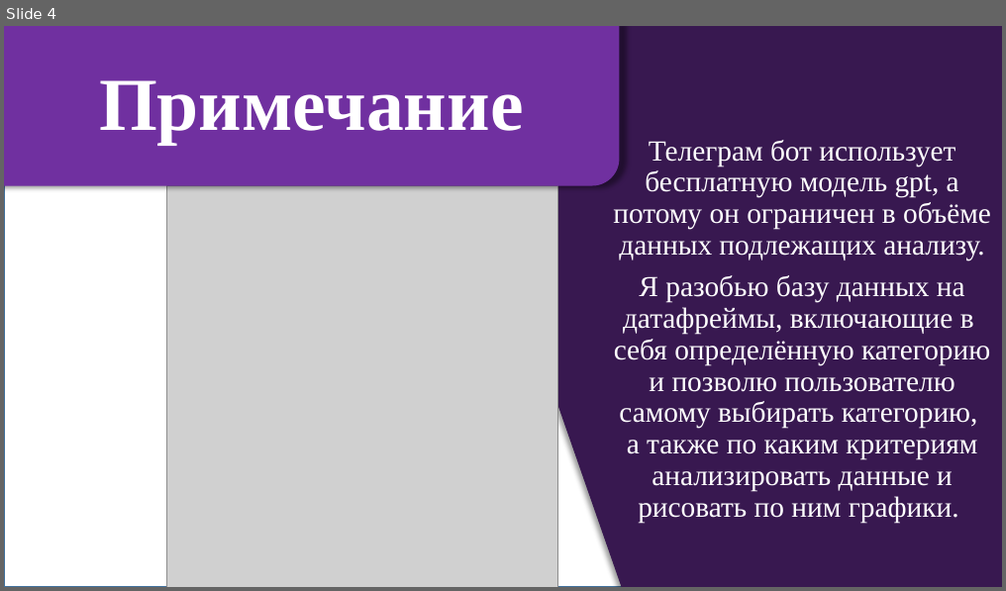
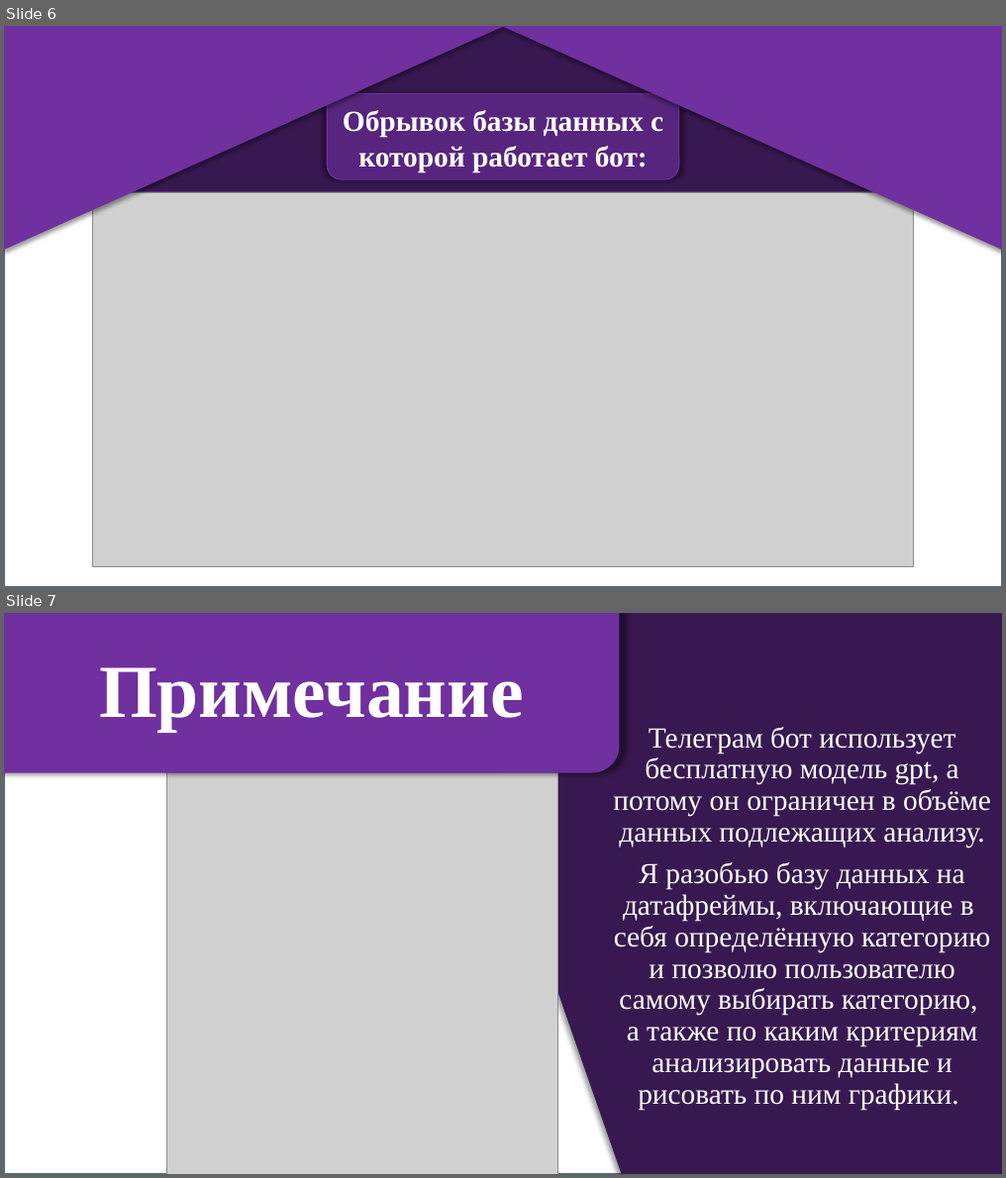
Before and after one commit to What-is-love-bdnhm/analyze_tg, a slide deck: выпускная работа СкворцовВВ ЮШП.pptx. Shown one above the other, each under a label of ours: slide 4 before the commit, slides 6 and 7 after it. The pictures are 1006x591 and 1006x1178 pixels, drawn with LibreOffice and Linux fonts; fonts in the diff are those of the drawing; grey boxes stand for pictures. Boxes give left, top, right and bottom in pixels: in the first picture for what was removed or moved away, otherwise in the second. Text is boxed around its words. In the diff, an @@ line names an element or a change of style, - is before the commit and + after.

```diff
--- a/выпускная работа СкворцовВВ ЮШП.pptx
+++ b/выпускная работа СкворцовВВ ЮШП.pptx
@@ slide 6 added at (x1=4, y1=26, x2=1002, y2=587), background #FFFFFF @@
@@ rectangle added at (x1=4, y1=26, x2=1002, y2=587), fill #FFFFFF, outline #43739E 1 pt @@
@@ rounded rectangle added at (x1=4, y1=26, x2=1002, y2=192), fill #381850, outline #57257D 1 pt @@
@@ right triangle added at (x1=4, y1=26, x2=503, y2=249), fill #7030A0, outline #7030A0 1 pt @@
@@ right triangle added at (x1=503, y1=26, x2=1002, y2=249), fill #7030A0, outline #7030A0 1 pt @@
@@ rounded rectangle added at (x1=328, y1=93, x2=679, y2=179), fill #57257D, outline #7030A0 1 pt @@
@@ text added at (x1=343, y1=110, x2=663, y2=173), 28 pt, text #FFFFFF, bold @@
+Обрывок базы данных с которой работает бот:
@@ picture added at (x1=93, y1=192, x2=914, y2=568) @@
@@ what was slide 4 is now slide 7 @@
```
Also in this commit, not shown: 1 slide changed, 5 other slides added, 1 other file.
